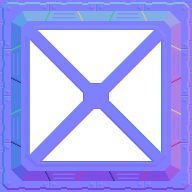
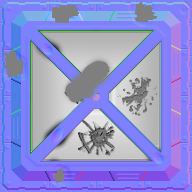
Layered file, before and after one edit (192px x 192px). Changes by layer:
added layer "RoofNormal_66" above "Roof_66" over [0, 2, 189, 188]
added layer "Roof_66" above "Roof_33" over [0, 2, 189, 188]
added layer "Roof_33" above "RoofNormal_33" over [0, 2, 189, 188]
added layer "RoofNormal_33" above "Roof" over [0, 2, 189, 188]
renamed "Linie 1" to "Roof", showed it, moved it above "RoofNormal", painted on it over [0, 2, 189, 188]
renamed "Linie 22" to "RoofNormal", painted on it over [0, 2, 189, 188]
